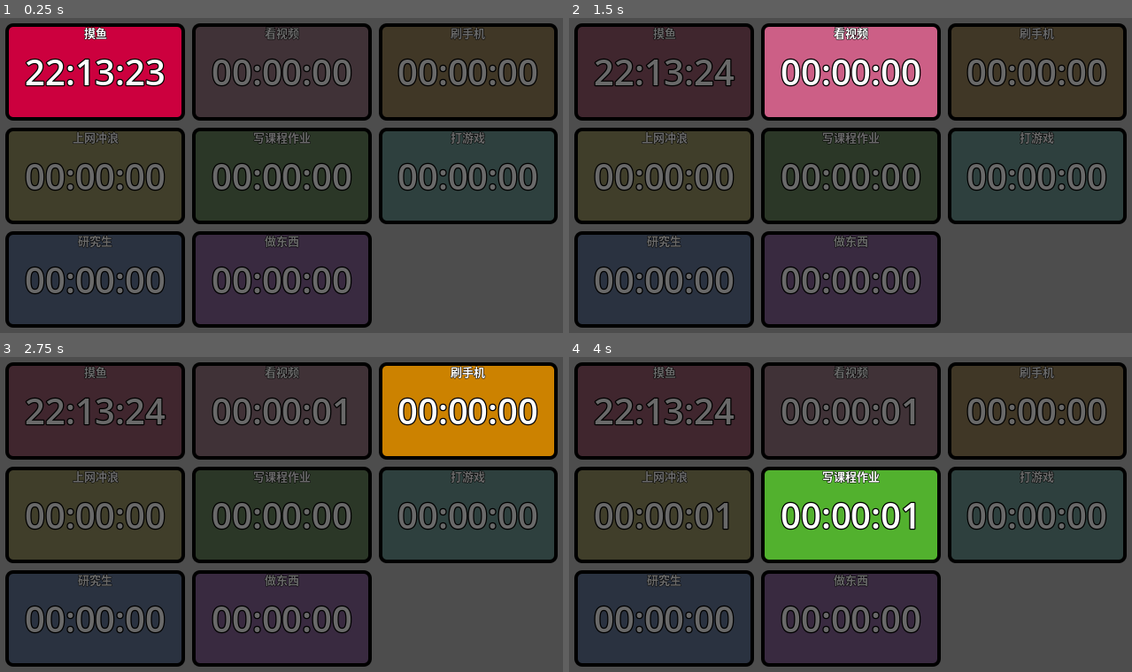
Above: before the commit, frames 1-4 (two rows, left to right).
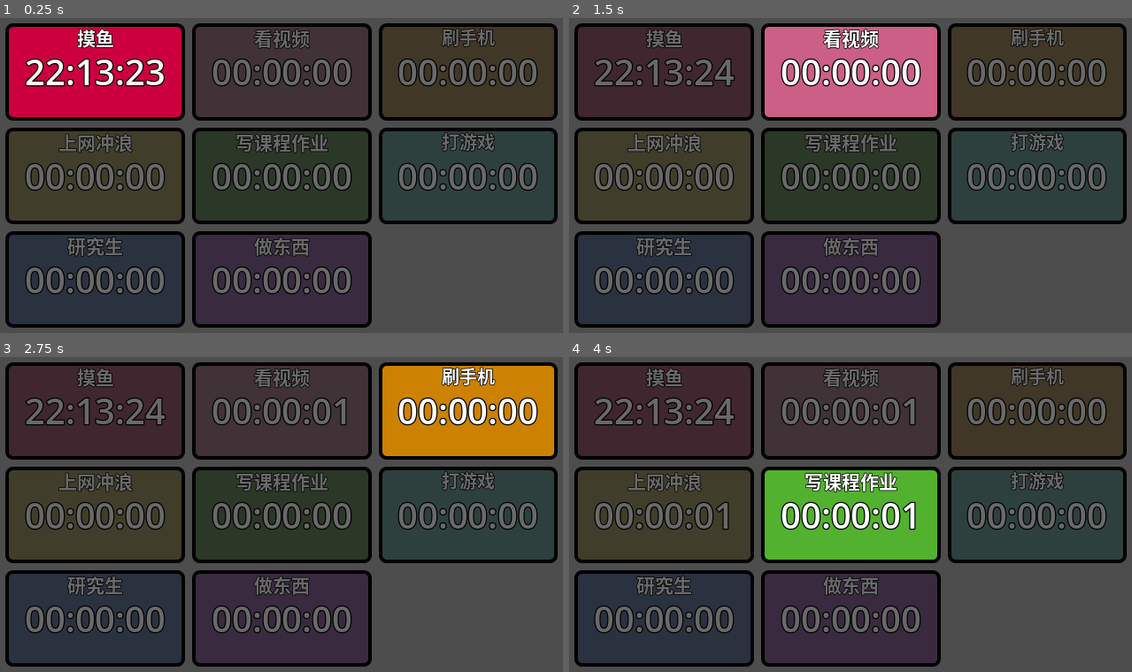
Above: after the commit, the same moments.

Repository: febilly/timer
Game: Godot game, scene res://main.tscn
Same seed, same stepped clock (60 frames per second), same inputs: the game is played once before the commit and once after it.
Inputs (mouse positions are in pixels of both pictures, inside the frame that each line leads up to):
- Up to frame 1 (0.25 s): no input
- Up to frame 2 (1.5 s): click (664, 71) at 0.5 s; click (850, 71) at 1.25 s
- Up to frame 3 (2.75 s): click (467, 410) at 2 s
- Up to frame 4 (4 s): click (664, 514) at 2.75 s; click (850, 514) at 3.5 s

The runs differ from the first frame. In frame 1, 3.4% of the frame differs, in the area x 10-89%, y 2-76%; in frame 2, 3.5%; in frame 3, 3.5%; in frame 4, 3.6%.

Commit message:
改善按钮名字的显示效果

Diff:
--- a/Scripts/responsive_label.gd
+++ b/Scripts/responsive_label.gd
@@ -1,7 +1,13 @@
 extends Label
 class_name ResponsiveLabel
 
-@export var label_size_ratio: float = 0.8
+enum LabelSizeMode {
+	FIT,
+	COVER
+}
+
+@export_range(0.01, 1.0) var label_size_ratio: float = 0.8
+@export var size_mode: LabelSizeMode = LabelSizeMode.FIT
 
 @onready var original_size := size
 @onready var original_font_size := label_settings.font_size
@@ -9,6 +15,12 @@
 
 func update_font_size(container_size: Vector2) -> void:
 	var factors: Vector2 = container_size / original_size
-	var scale = label_size_ratio * min(factors.x, factors.y)
-	label_settings.font_size = original_font_size * scale
-	label_settings.outline_size = original_outline_size * scale
+
+	var scale_ratio
+	if size_mode == LabelSizeMode.FIT:
+		scale_ratio = label_size_ratio * min(factors.x, factors.y)
+	else:
+		scale_ratio = label_size_ratio * max(factors.x, factors.y)
+
+	label_settings.font_size = original_font_size * scale_ratio
+	label_settings.outline_size = original_outline_size * scale_ratio
--- a/timer.tscn
+++ b/timer.tscn
@@ -42,8 +42,8 @@
 
 [sub_resource type="LabelSettings" id="LabelSettings_gl33a"]
 resource_local_to_scene = true
-font_size = 32
-outline_size = 6
+font_size = 48
+outline_size = 8
 outline_color = Color(0, 0, 0, 1)
 
 [node name="TimerButton" type="Button" groups=["timer_buttons"]]
@@ -109,6 +109,6 @@
 label_settings = SubResource("LabelSettings_gl33a")
 horizontal_alignment = 1
 script = ExtResource("3_2fp26")
-label_size_ratio = 0.2
+label_size_ratio = 0.3
 
 [connection signal="pressed" from="." to="." method="_on_pressed"]
